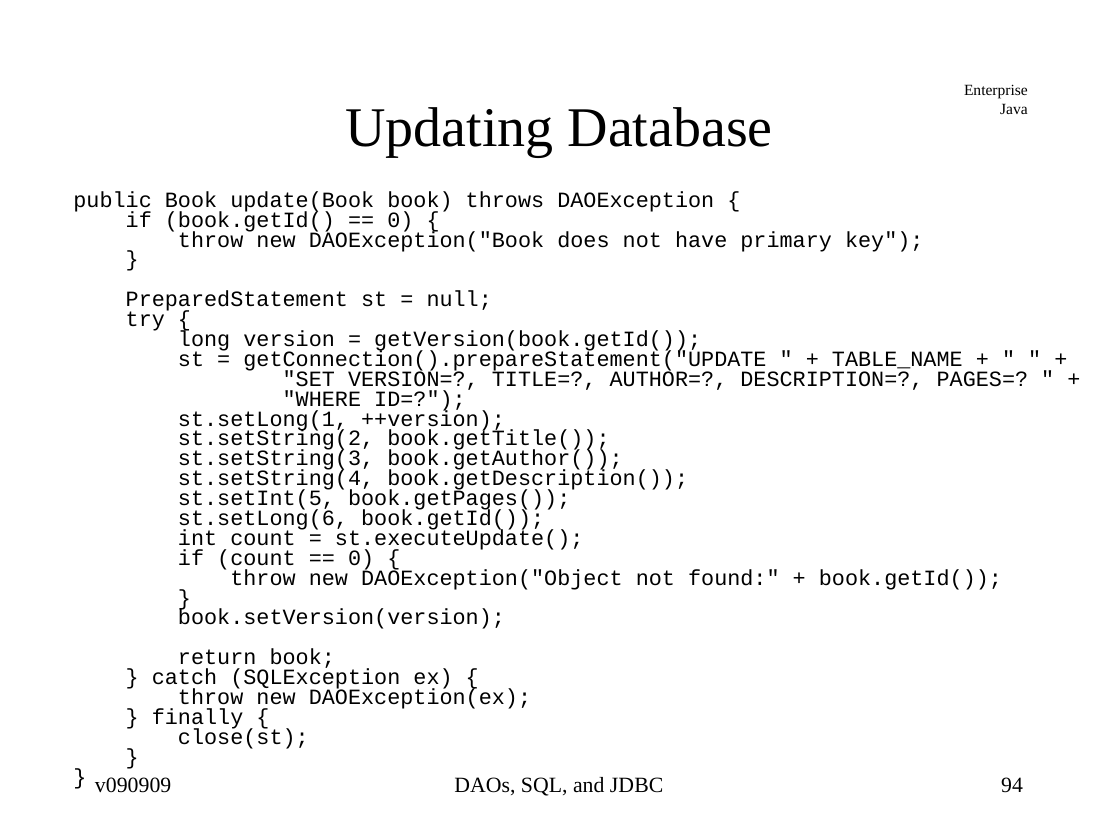
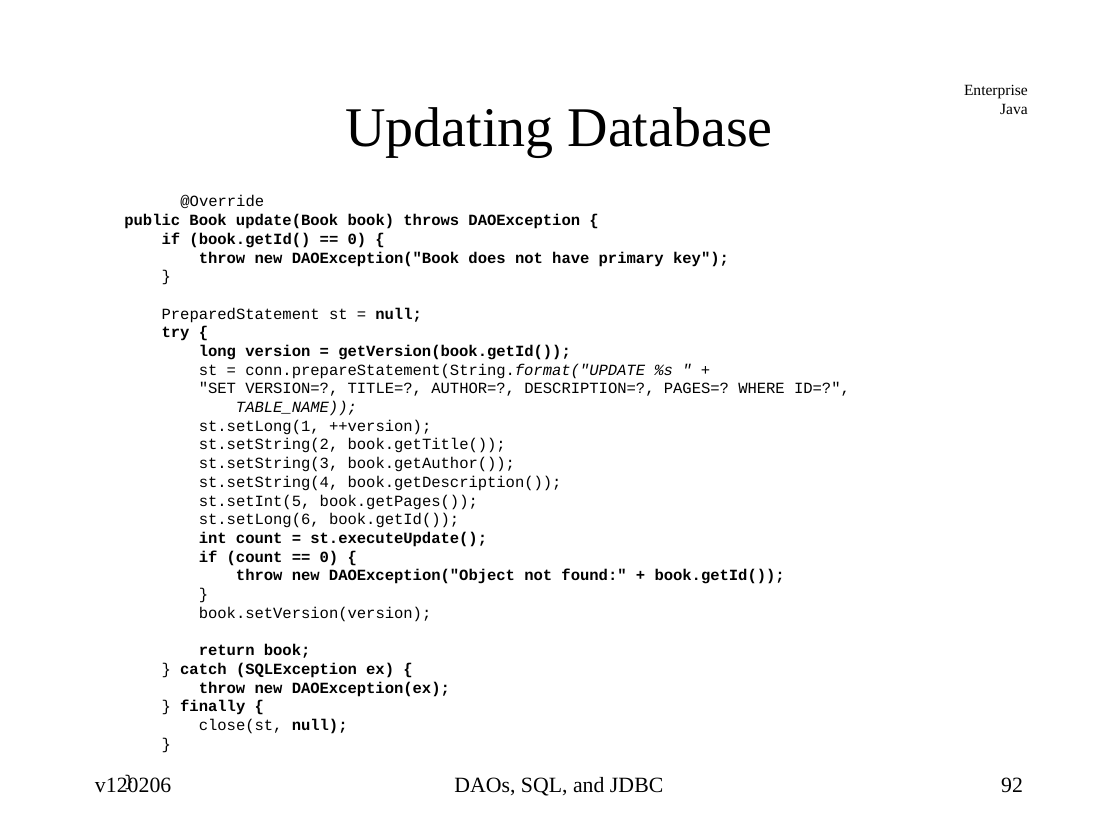
Before and after one commit to jcstaff/ejava-javaee, a slide deck: slide 92 of jdbcDAO/src/site/resources/lectures/jdbcDAO.ppt (slide 94 before the commit). Drawn at 1120x840 pixels with LibreOffice and Linux fonts; fonts in the diff are those of the drawing. Boxes give left, top, right and bottom in pixels: in the first picture for what was removed or moved away, otherwise in the second. Text is boxed around its words. In the diff, an @@ line names an element or a change of style, - is before the commit and + after.

```diff
--- a/jdbcDAO/src/site/resources/lectures/jdbcDAO.ppt
+++ b/jdbcDAO/src/site/resources/lectures/jdbcDAO.ppt
@@ text "@Override": place and size @@
-text "@Override" at bbox=[73, 191, 1029, 749]
+text "@Override" at bbox=[124, 195, 850, 734]
@@ text at bbox=[180, 195, 264, 208]: paragraph added @@
+@Override
@@ text at bbox=[124, 214, 785, 715]: size 14 to 10 pt in "public Book update(Book book) throws DAOException {", "if (book.getId() == 0) {", "throw new DAOException("Book does not have primary ...", "}" and 20 more places; bold on in "public Book update(Book book) throws DAOException {", "if (book.getId() == 0) {", "throw new DAOException("Book does not have primary ...", "null;" and 9 more places; line spacing 0.76 to 1 @@
@@ text at bbox=[199, 363, 850, 416]: text changed; size 14 to 10 pt @@
-st = getConnection().prepareStatement("UPDATE " + TABLE_NAME + " " +
-"SET VERSION=?, TITLE=?, AUTHOR=?, DESCRIPTION=?, PAGES=? " +
-"WHERE ID=?");
+st = conn.prepareStatement(String.format("UPDATE %s " +
+"SET VERSION=?, TITLE=?, AUTHOR=?, DESCRIPTION=?, PAGES=? WHERE ID=?",
+TABLE_NAME));
@@ text at bbox=[199, 718, 348, 734]: text changed; size 14 to 10 pt @@
-close(st);
+close(st, null);
@@ text at bbox=[95, 775, 171, 793]: text changed @@
-v090909
+v120206
@@ page number at bbox=[1001, 777, 1023, 793]: text changed @@
-94
+92
```
Also in this commit, not shown: 95 other slides changed, 1 slide added, 4 slides removed.
